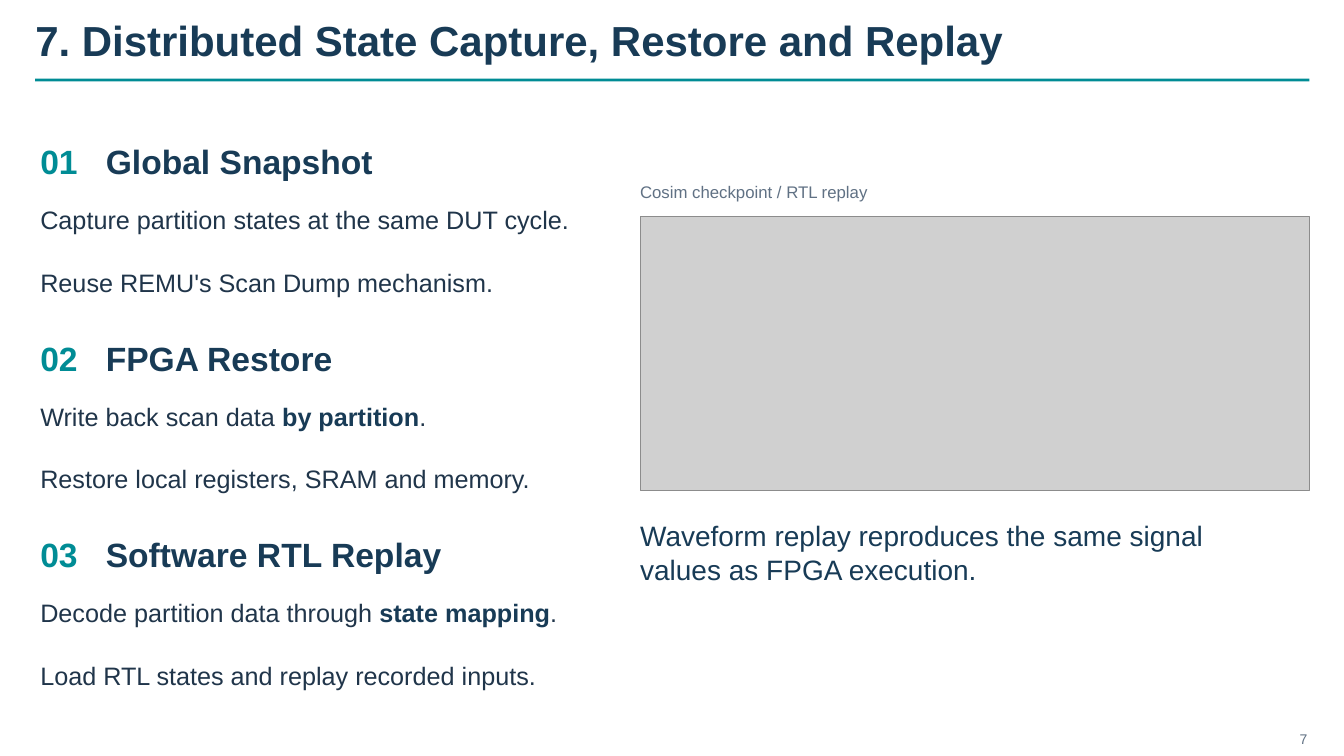
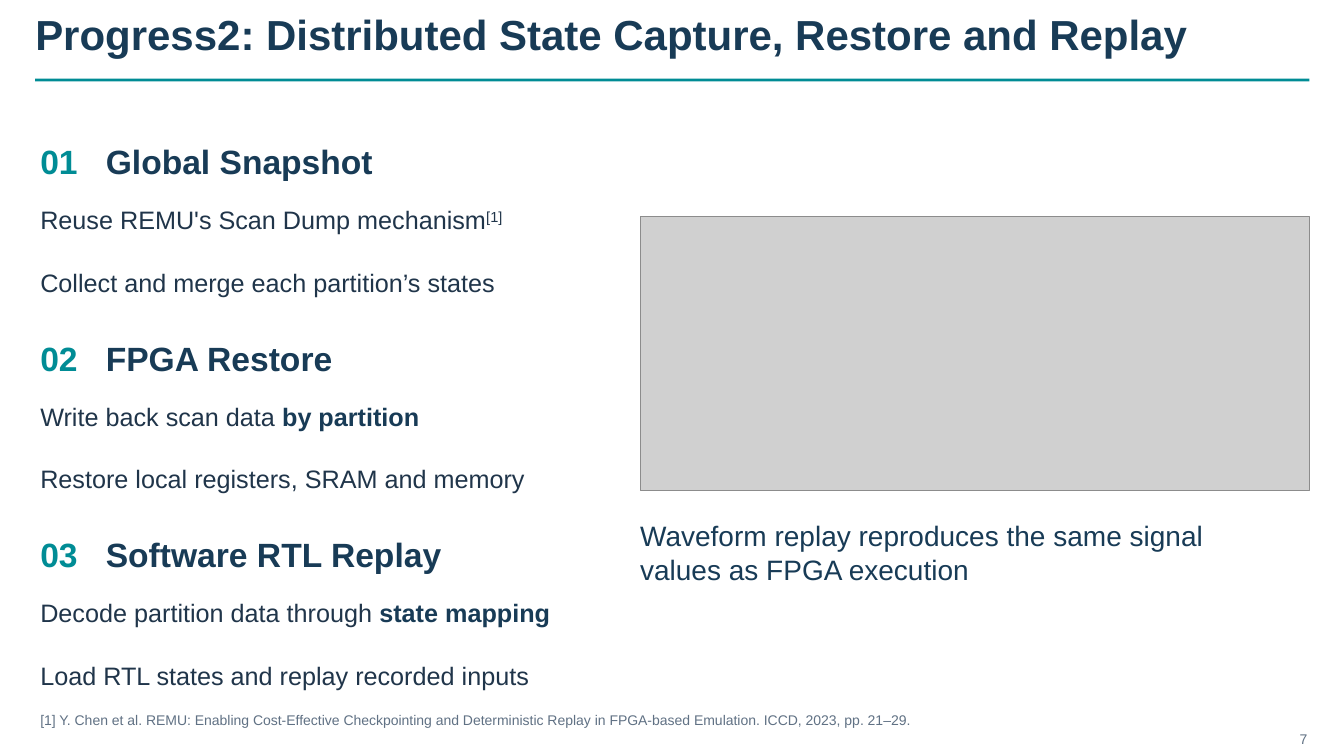
Before and after one commit to euphgh/shtthesis, a slide deck: slide 1 of pptx/midterm/REMUS_Progress_Slide_7.pptx. Drawn at 1344x756 pixels with LibreOffice and Linux fonts; fonts in the diff are those of the drawing; grey boxes stand for pictures. Boxes give left, top, right and bottom in pixels: in the first picture for what was removed or moved away, otherwise in the second. Text is boxed around its words. In the diff, an @@ line names an element or a change of style, - is before the commit and + after.

```diff
--- a/pptx/midterm/REMUS_Progress_Slide_7.pptx
+++ b/pptx/midterm/REMUS_Progress_Slide_7.pptx
@@ title at [35,19,1187,58]: text changed @@
-7. Distributed State Capture, Restore and Replay
+Progress2: Distributed State Capture, Restore and Replay
@@ text removed at [640,186,868,202] @@
-Cosim checkpoint / RTL replay
@@ text at [40,210,502,235]: text changed @@
-Reuse REMU's Scan Dump mechanism.
+Reuse REMU's Scan Dump mechanism[1]
@@ text removed at [40,210,569,235] @@
-Capture partition states at the same DUT cycle.
@@ text added at [40,273,495,297], 18 pt, text #20354A @@
+Collect and merge each partition’s states
@@ text at [40,407,419,432]: text changed @@
-Write back scan data by partition.
+Write back scan data by partition
@@ text at [40,469,525,494]: text changed @@
-Restore local registers, SRAM and memory.
+Restore local registers, SRAM and memory
@@ text at [640,559,969,581]: text changed @@
-values as FPGA execution.
+values as FPGA execution
@@ text at [40,603,550,628]: text changed @@
-Decode partition data through state mapping.
+Decode partition data through state mapping
@@ text at [40,666,529,691]: text changed @@
-Load RTL states and replay recorded inputs.
+Load RTL states and replay recorded inputs
@@ text added at [40,715,911,728], 10 pt, text #607184 @@
+[1] Y. Chen et al. REMU: Enabling Cost-Effective Checkpointing and Deterministic Replay in FPGA-based Emulation. ICCD, 2023, pp. 21–29.
```
Also in this commit, not shown: 54 other files.
